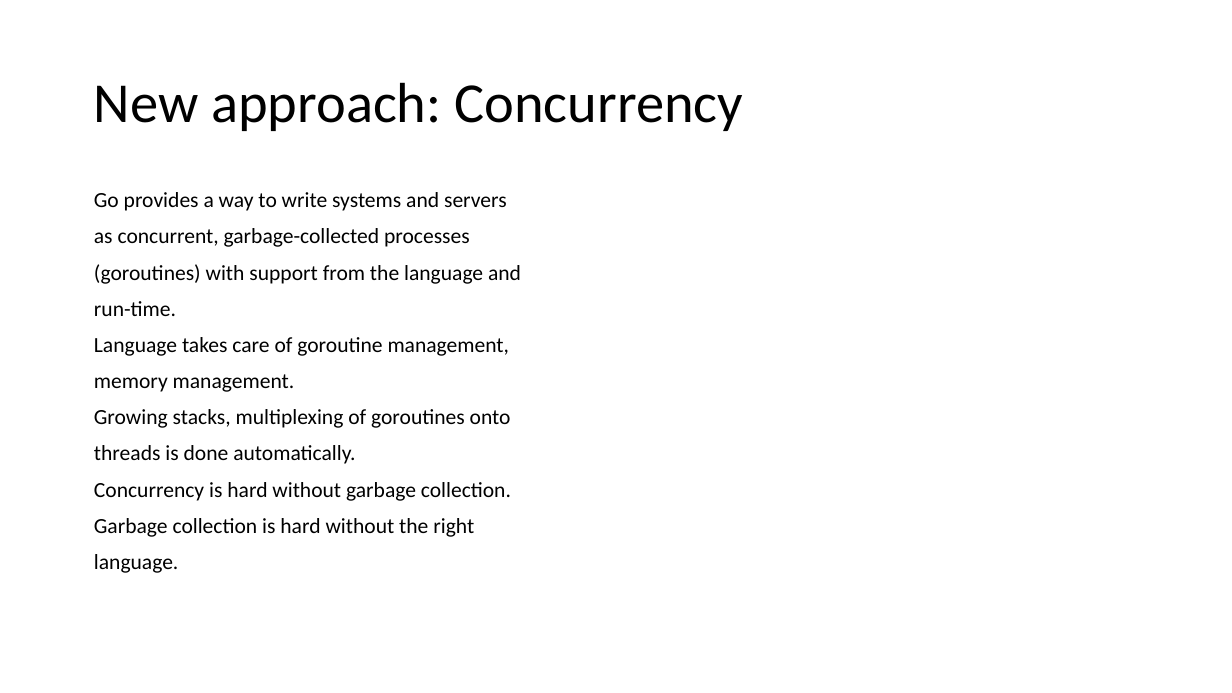
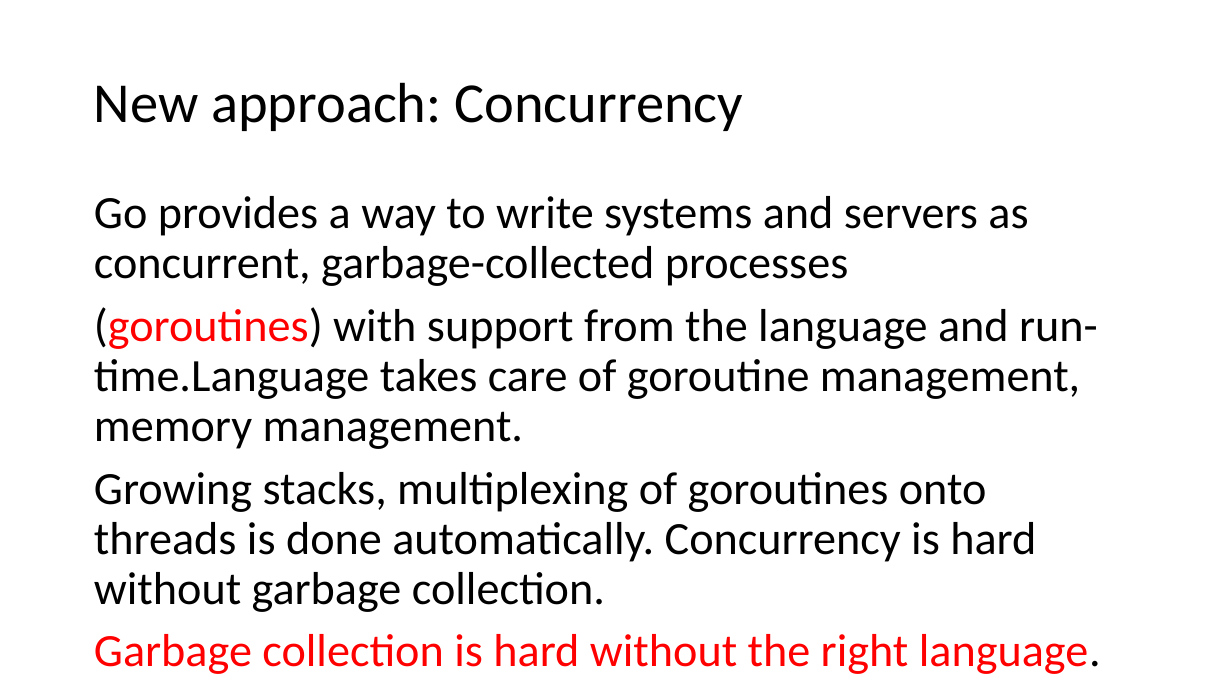
Before and after one commit to firstbird/goPresent, a slide deck: slide 14 of go introduction.pptx. Drawn at 1232x693 pixels with LibreOffice and Linux fonts; fonts in the diff are those of the drawing. Boxes give left, top, right and bottom in pixels: in the first picture for what was removed or moved away, otherwise in the second. Text is boxed around its words. In the diff, an @@ line names an element or a change of style, - is before the commit and + after.

Commit message:
update

```diff
--- a/go introduction.pptx
+++ b/go introduction.pptx
@@ text at (x1=94, y1=196, x2=1101, y2=674): text changed; size 16.8 to 36 pt @@
-Go provides a way to write systems and servers
-as concurrent, garbage-collected processes
-(goroutines) with support from the language and
-run-time.
-Language takes care of goroutine management,
-memory management.
-Growing stacks, multiplexing of goroutines onto
-threads is done automatically.
-Concurrency is hard without garbage collection.
-Garbage collection is hard without the right
-language.
+Go provides a way to write systems and servers as concurrent, garbage-collected processes
+(goroutines) with support from the language and run-time.Language takes care of goroutine management, memory management.
+Growing stacks, multiplexing of goroutines onto threads is done automatically. Concurrency is hard without garbage collection.
+Garbage collection is hard without the right language.
```
Also in this commit, not shown: 21 other slides changed.
